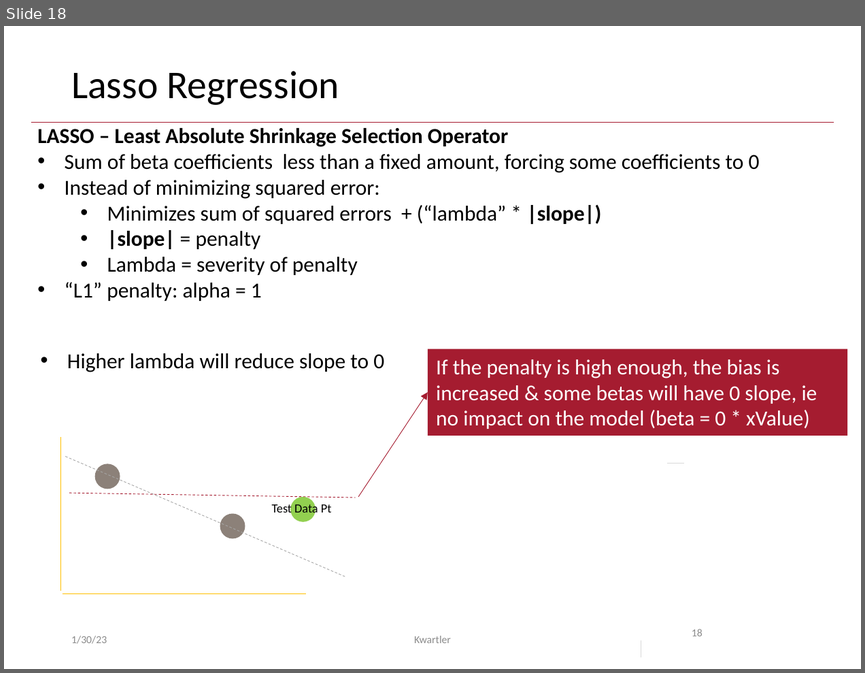
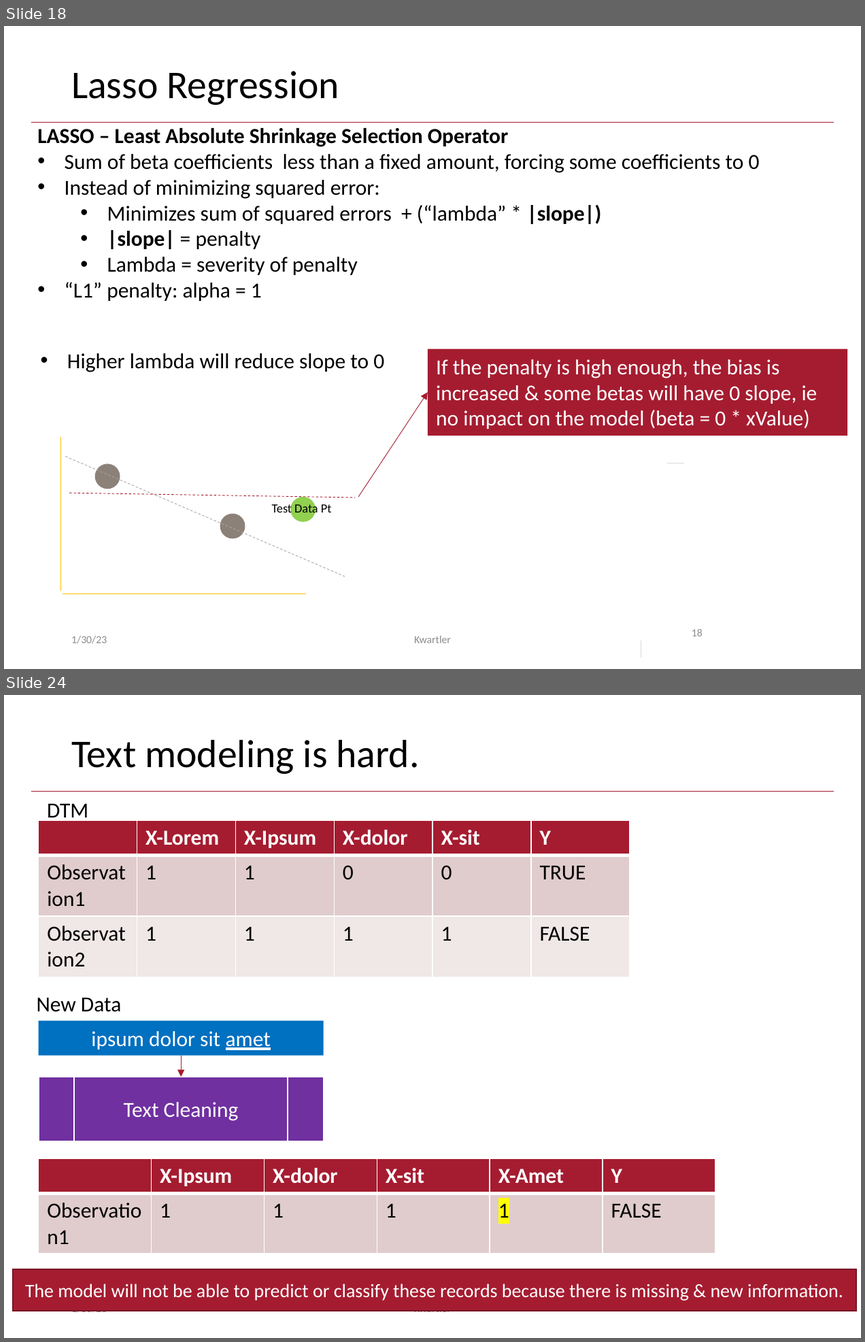
Before and after one commit to kwartler/Odum_Feb_23, a slide deck: lessons/Feb10/Class3C_document_classification.pptx. Shown one above the other, each under a label of ours: slide 18 before the commit, slides 18 and 24 after it; the slides between them are not shown. The pictures are 865x673 and 865x1342 pixels, drawn with LibreOffice and Linux fonts; fonts in the diff are those of the drawing. Boxes give left, top, right and bottom in pixels: in the first picture for what was removed or moved away, otherwise in the second. Text is boxed around its words. In the diff, an @@ line names an element or a change of style, - is before the commit and + after.

```diff
--- a/lessons/Feb10/Class3C_document_classification.pptx
+++ b/lessons/Feb10/Class3C_document_classification.pptx
@@ slide 24 added at <box>4,695,861,1338</box>, background #FFFFFF; not listed: 1 template element that a slide beside it also shows @@
@@ title added at <box>71,740,419,774</box>, 33 pt, text #000000 @@
+Text modeling is hard.
@@ text added at <box>47,803,88,823</box>, 18 pt, text #000000 @@
+DTM
@@ table added at <box>38,820,630,949</box>, 3 rows, 6 columns @@
+ | X-Lorem | X-Ipsum | X-dolor | X-sit | Y
+Observation1 | 1 | 1 | 0 | 0 | TRUE
+Observation2 | 1 | 1 | 1 | 1 | FALSE
@@ text added at <box>37,997,121,1012</box>, 18 pt, text #000000 @@
+New Data
@@ rectangle added at <box>38,1021,324,1055</box>, fill #0070C0, 18 pt, text #FFFFFF @@
+ipsum dolor sit amet
@@ arrow added from (181, 1055) to (181, 1076), #A51C30 0.5 pt @@
@@ flow chart predefined process added at <box>38,1076,324,1140</box>, fill #7030A0, outline #FFFFFF 1 pt, 18 pt, text #FFFFFF @@
+Text Cleaning
@@ table added at <box>38,1159,717,1228</box>, 2 rows, 6 columns @@
+ | X-Ipsum | X-dolor | X-sit | X-Amet | Y
+Observation1 | 1 | 1 | 1 | 1 | FALSE
@@ rectangle added at <box>13,1269,855,1310</box>, fill #A51C30, outline #7A1524 1 pt, 16 pt, text #FFFFFF @@
+The model will not be able to predict or classify these records because there is missing & new information.
@@ page number added at <box>691,1296,702,1297</box>, 9 pt, text #8C8C8C @@
+24
@@ text added at <box>71,1310,107,1314</box>, 9 pt, text #8C8C8C @@
+1/30/23
@@ text added at <box>414,1310,451,1314</box>, 9 pt, text #8C8C8C @@
+Kwartler
```
Also in this commit, not shown: 1 slide changed, 6 other slides added, 5 other files.
